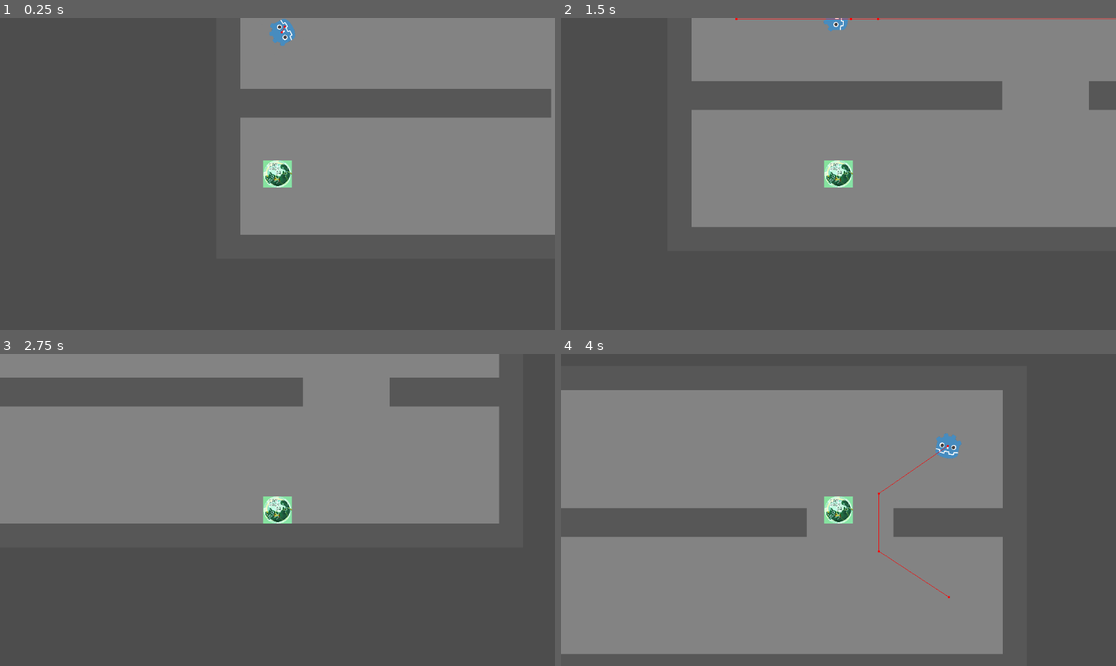
Above: before the commit, frames 1-4 (two rows, left to right).
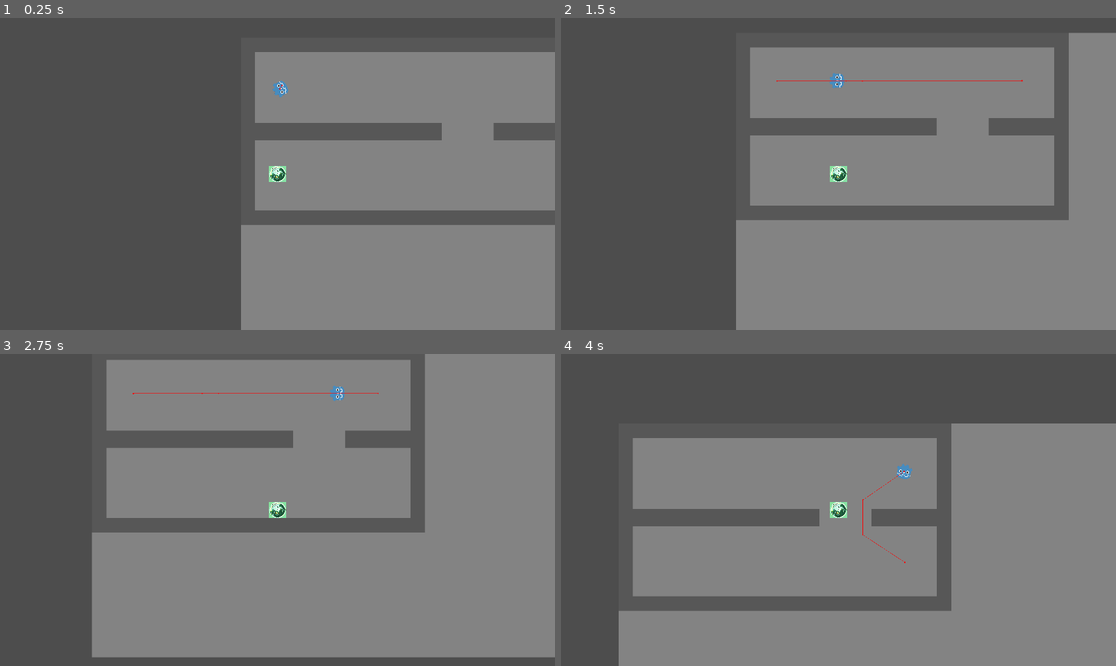
Above: after the commit, the same moments.

Repository: AmirH32/Bot-Or-Not
Game: Godot game, scene res://scenes/world.tscn
The game is run twice, just before and just after one commit, with the same random seed, the same clock (stepped at 60 frames per second) and the same inputs.
Inputs:
- Up to frame 1 (0.25 s): no input
- Up to frame 2 (1.5 s): hold Right (ui_right) 0.53-1.28 s; hold Down (ui_down) from 1.28 s (still down)
- Up to frame 3 (2.75 s): release Down (ui_down) at 2.03 s; hold Right (ui_right) from 2.03 s (still down)
- Up to frame 4 (4 s): release Right (ui_right) at 2.78 s; hold Up (ui_up) 2.78-3.53 s; hold Left (ui_left) from 3.53 s (still down)

The runs differ from the first frame. In frame 1, 35% of the frame differs, in the area x 43-100%, y 0-100%; in frame 2, 46%; in frame 3, 59%, in the area x 0-100%, y 0-98%; in frame 4, 45%.

Commit message:
Made the project windowed full screen but when we demo we will use normal full screen

Diff:
--- a/project.godot
+++ b/project.godot
@@ -14,6 +14,12 @@
 run/main_scene="res://scenes/world.tscn"
 config/features=PackedStringArray("4.3", "Forward Plus")
 config/icon="res://icon.svg"
+
+[display]
+
+window/size/viewport_width=1920
+window/size/viewport_height=1080
+window/size/mode=2
 
 [dotnet]
 
--- a/scenes/Chat.tscn
+++ b/scenes/Chat.tscn
@@ -8,26 +8,26 @@
 
 [node name="Send" type="Button" parent="."]
 custom_minimum_size = Vector2(100, 40)
-offset_left = 603.0
-offset_top = 30.0
-offset_right = 773.0
-offset_bottom = 94.0
+offset_left = 873.0
+offset_top = 220.0
+offset_right = 1156.0
+offset_bottom = 308.0
 text = "SEND"
 
 [node name="Answer" type="LineEdit" parent="."]
 custom_minimum_size = Vector2(300, 50)
-offset_left = -374.0
-offset_top = 30.0
-offset_right = 602.0
-offset_bottom = 94.0
+offset_left = -760.0
+offset_top = 220.0
+offset_right = 872.0
+offset_bottom = 310.0
 placeholder_text = "Answer"
 
 [node name="TextEdit" type="TextEdit" parent="."]
 custom_minimum_size = Vector2(400, 500)
-offset_left = -376.0
-offset_top = -554.0
-offset_right = 773.0
-offset_bottom = 23.0
+offset_left = -758.0
+offset_top = -770.0
+offset_right = 1156.0
+offset_bottom = 211.0
 size_flags_horizontal = 3
 size_flags_vertical = 3
 
